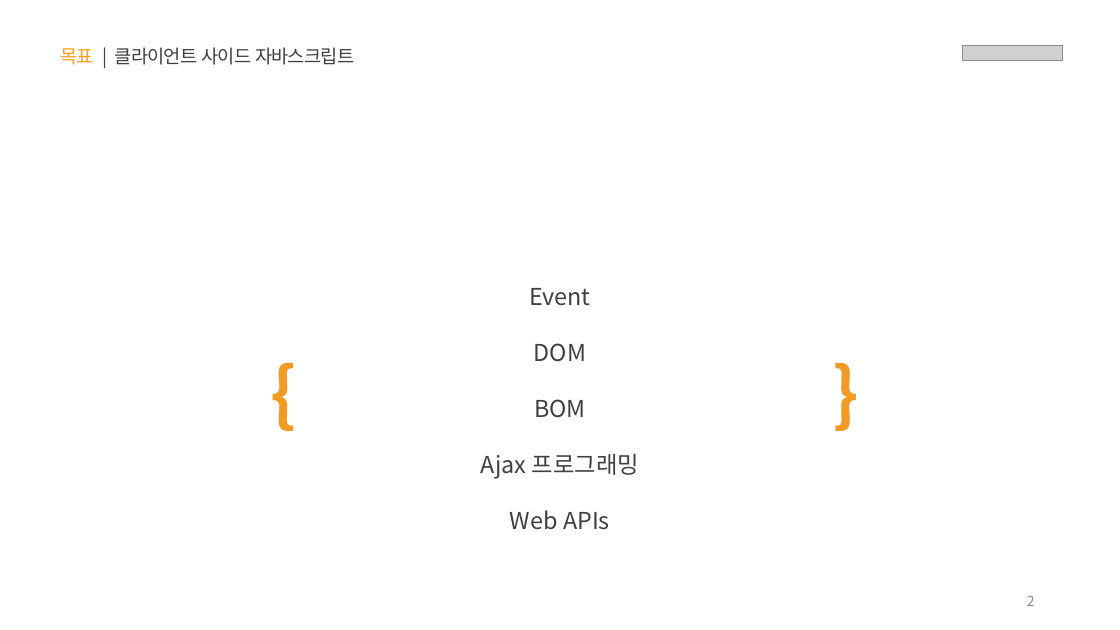
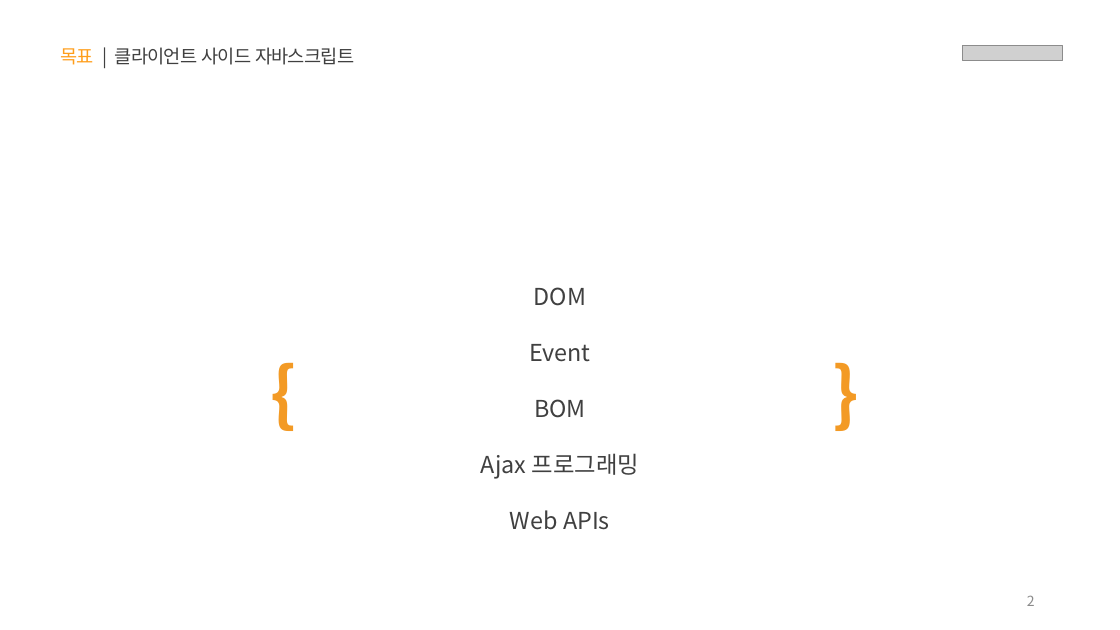
Before and after one commit to yebin-jeong/learn-js, a slide deck: slide 2 of PPT/05.자바스크립트 - 클라이언트 사이드(Event, DOM, Ajax, Web APIs).pptx. Drawn at 1120x630 pixels with LibreOffice and Linux fonts; fonts in the diff are those of the drawing; grey boxes stand for pictures. Boxes give left, top, right and bottom in pixels: in the first picture for what was removed or moved away, otherwise in the second. Text is boxed around its words. In the diff, an @@ line names an element or a change of style, - is before the commit and + after.

```diff
--- a/PPT/05.자바스크립트 - 클라이언트 사이드(Event, DOM, Ajax, Web APIs).pptx
+++ b/PPT/05.자바스크립트 - 클라이언트 사이드(Event, DOM, Ajax, Web APIs).pptx
@@ text at bbox=[534, 287, 586, 306]: paragraph added @@
+DOM
@@ text at bbox=[534, 343, 586, 362]: paragraph removed @@
-DOM
```
Also in this commit, not shown: 1 other slide changed.
